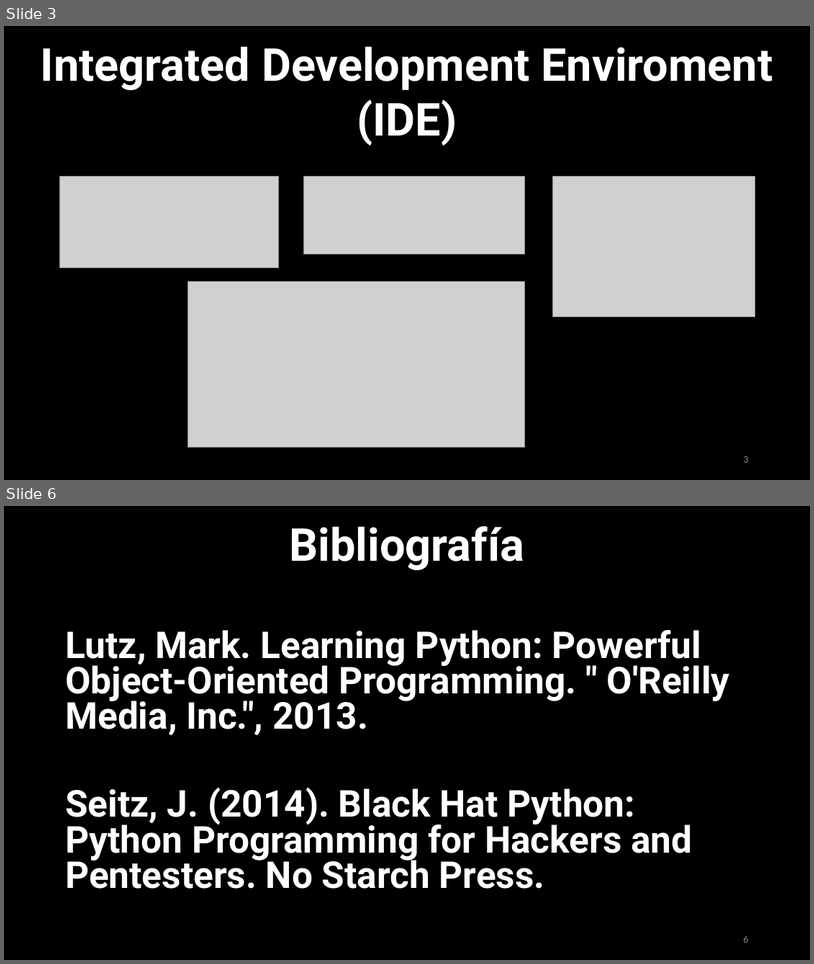
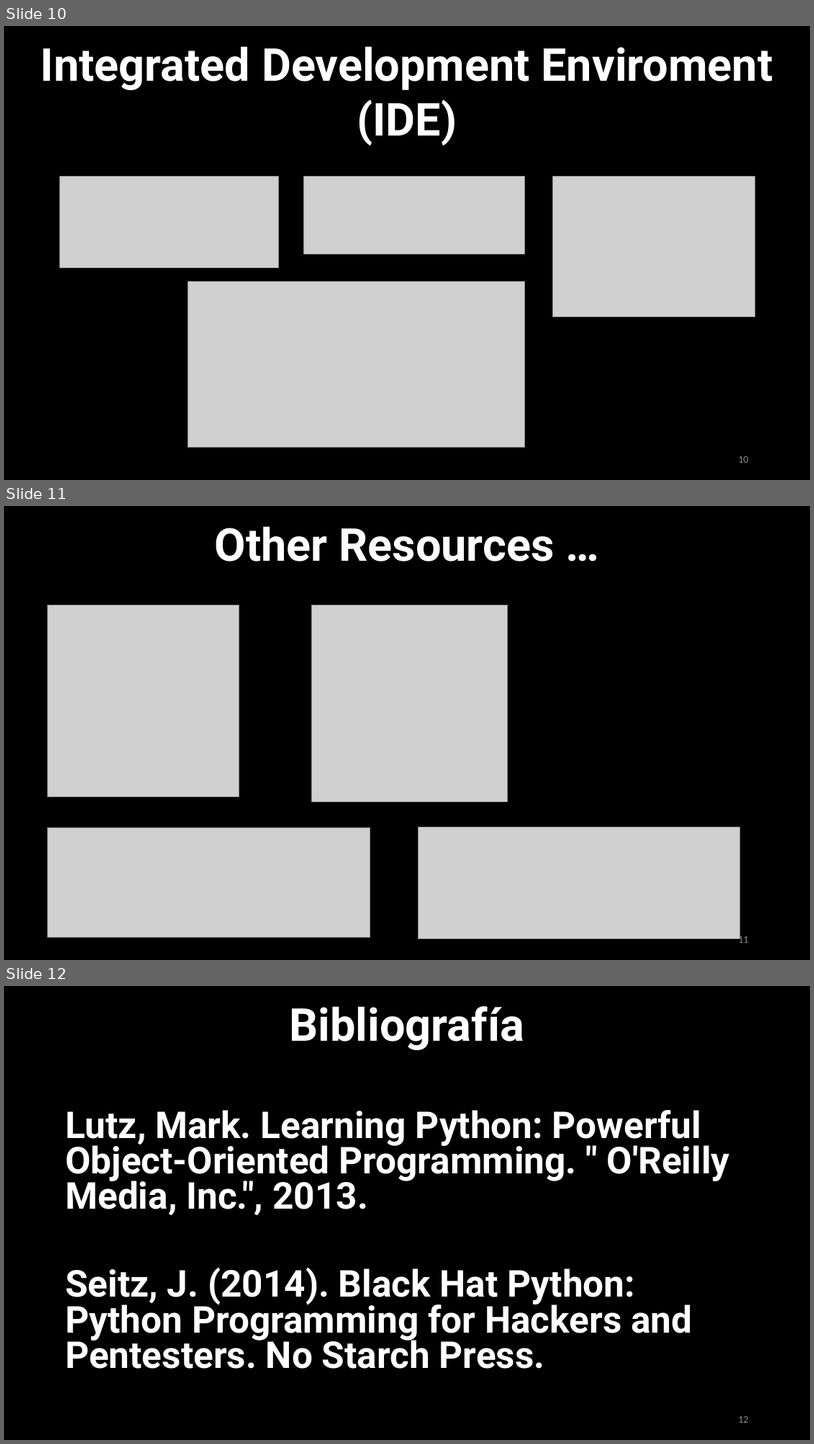
Before and after one commit to urcuqui/WhiteHat, a slide deck: Presentations/Club Hack1ng/Clase13-Python(23,10,2017).pptx. Shown one above the other, each under a label of ours: slides 3 and 6 before the commit, slides 10, 11 and 12 after it; the slides between them are not shown. The pictures are 814x964 and 814x1444 pixels, drawn with LibreOffice and Linux fonts; fonts in the diff are those of the drawing; grey boxes stand for pictures. Boxes give left, top, right and bottom in pixels: in the first picture for what was removed or moved away, otherwise in the second. Text is boxed around its words. In the diff, an @@ line names an element or a change of style, - is before the commit and + after.

```diff
--- a/Presentations/Club Hack1ng/Clase13-Python(23,10,2017).pptx
+++ b/Presentations/Club Hack1ng/Clase13-Python(23,10,2017).pptx
@@ slide 11 added at (4, 506, 810, 960), background #000000 @@
@@ text added at (215, 526, 554, 561), 54 pt, text #FFFFFF, bold @@
+Other Resources …
@@ picture added at (47, 605, 239, 796) @@
@@ picture added at (312, 605, 509, 802) @@
@@ picture added at (47, 827, 370, 937) @@
@@ picture added at (419, 827, 741, 939) @@
@@ page number added at (738, 934, 748, 942), 12 pt, text #8C8C8C @@
+11
@@ what was slide 3 is now slide 10 @@
@@ page number at (738, 456, 748, 462): text changed @@
-3
+10
@@ what was slide 6 is now slide 12 @@
@@ page number at (738, 1416, 748, 1422): text changed @@
-6
+12
```
Also in this commit, not shown: 7 other slides added, 2 slides removed, 1 other file.
